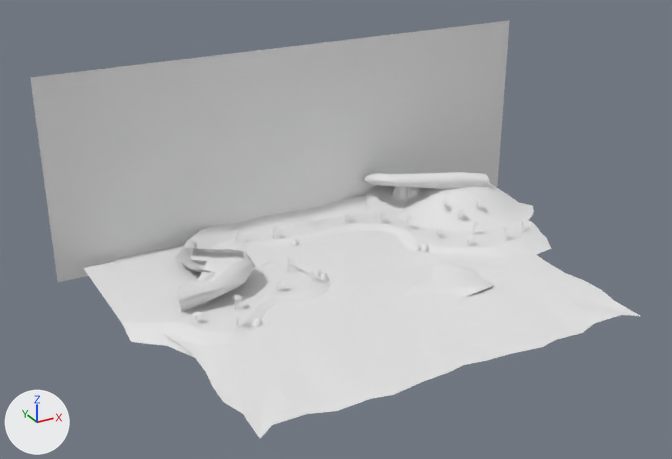
The Blender file Escenarios/Escenario_playa.blend, before and after one commit.
Rendered twice from a 50 mm lens placed at (-283.0, -758.0, 421.0), pointed at (126.0, -16.0, 49.0). The axes (+X, +Y, +Z) are drawn at lower left. The lights are the same throughout.

Script lines for the objects in view, before the commit:
```python
ob_circle = bpy.data.objects.new('Circle', me_circle_001)
ob_circle.location = (344.0, 82.5, -1.4)
ob_circle.rotation_euler = (0.0, 0.0, 0.0344)  # degrees (0, 0, 2)
ob_circle.scale = (91.8, 91.8, 271.0)
ob_circle_001 = bpy.data.objects.new('Circle.001', me_circle_000)
ob_circle_001.location = (283.5, 147.8, -1.0)
ob_circle_001.rotation_euler = (0.0, 0.0, 0.18)  # degrees (0, 0, 10)
ob_circle_001.scale = (68.3, 85.7, 185.0)
ob_plane = bpy.data.objects.new('Plane', me_plane)
ob_plane.location = (146.1, 2.3, 0.0)
ob_plane.scale = (119.0, 119.0, 119.0)
ob_plane_001 = bpy.data.objects.new('Plane.001', me_plane_001)
ob_plane_001.location = (365.3, 189.7, -3.2)
ob_plane_001.rotation_euler = (-0.148, -0.275, 4.646)  # degrees (-8.5, -16, 266)
ob_plane_001.scale = (-67.5, 67.5, 67.5)
ob_plane_002 = bpy.data.objects.new('Plane.002', me_plane_002)
ob_plane_002.location = (-8.3, 118.6, 7.5)
ob_plane_002.rotation_euler = (0.117, -0.0683, 4.665)  # degrees (6.7, -3.9, 267)
ob_plane_002.scale = (-67.5, 67.5, 67.5)
ob_plane_003 = bpy.data.objects.new('Plane.003', me_plane_003)
ob_plane_003.location = (146.1, 31.0, 6.0)
ob_plane_003.scale = (119.0, 119.0, 119.0)
ob_plane_004 = bpy.data.objects.new('Plane.004', me_plane_004)
ob_plane_004.location = (164.5, 135.7, 91.2)
ob_plane_004.rotation_euler = (1.571, 0.0, 0.0)  # degrees (90, 0, 0)
ob_plane_004.scale = (38.6, 38.6, 38.6)
ob_plane_006 = bpy.data.objects.new('Plane.006', me_plane_006)
ob_plane_006.location = (245.5, -86.8, -4.3)
ob_plane_006.rotation_euler = (-6.433, -0.0818, 1.99)  # degrees (351, -4.7, 114)
ob_plane_006.scale = (-26.2, -26.2, -26.2)
ob_plane_009 = bpy.data.objects.new('Plane.009', me_plane_009)
ob_plane_009.location = (142.0, -16.2, -4.5)
ob_plane_009.scale = (103.0, 103.0, 18.4)
```
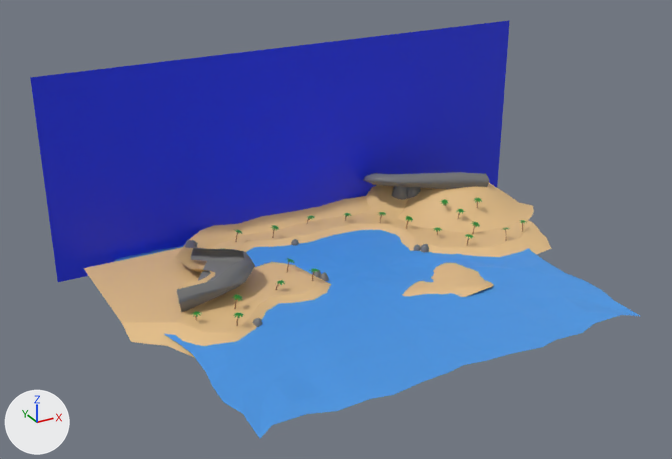
The change, as JSON lines over the scene's bpy script:
```json
{"op": "add", "block": "mat_piedra", "code": ["mat_piedra = principled_material('Piedra')", "mat_piedra.base_color = (0.184, 0.184, 0.184)  # grey #777777"]}
{"op": "add", "block": "mat_agua", "code": ["mat_agua = principled_material('Agua')", "mat_agua.base_color = (0.0707, 0.324, 0.8)  # blue #4b9ae7"]}
{"op": "add", "block": "mat_arena", "code": ["mat_arena = principled_material('Arena')", "mat_arena.base_color = (0.8, 0.532, 0.247)  # beige #e7c188"]}
{"op": "add", "block": "mat_cielo", "code": ["mat_cielo = principled_material('cielo')", "mat_cielo.base_color = (0.0102, 0.0271, 0.8)  # blue #1a2ee7"]}
{"block": "me_plane", "where": "me_plane.from_pydata(...)  # 135 vertices, 113 faces; spans x -2.03..2.03, y -0.79..1.0, z -0.07..0.0"}
{"op": "add", "block": "me_plane", "code": "me_plane.materials.append(mat_arena)  # beige #e7c188"}
{"block": "me_plane_002", "where": "me_plane_002.from_pydata(...)  # 65 vertices, 52 faces; spans x -2.13..-0.23, y -0.43..0.93, z -0.21..0.18"}
{"op": "add", "block": "me_plane_002", "code": "me_plane_002.materials.append(mat_piedra)  # grey #777777"}
{"block": "me_plane_003", "where": "me_plane_003.from_pydata(...)  # 100 vertices, 76 faces; spans x -1.5..0.94, y -0.43..0.97, z -0.07..0.04"}
{"op": "add", "block": "me_plane_003", "code": "me_plane_003.materials.append(mat_arena)  # beige #e7c188"}
{"block": "me_circle_001", "where": "me_circle_001.from_pydata(...)  # 86 vertices, 80 faces; spans x -1.0..0.83, y -1.0..0.56, z 0.0..0.13"}
{"op": "add", "block": "me_circle_001", "code": "me_circle_001.materials.append(mat_arena)  # beige #e7c188"}
{"block": "me_circle_000", "where": "me_circle_000.from_pydata(...)  # 36 vertices, 30 faces; spans x -0.981..0.008, y -0.981..0.0, z 0.0..0.125"}
{"op": "add", "block": "me_circle_000", "code": "me_circle_000.materials.append(mat_arena)  # beige #e7c188"}
{"block": "me_plane_001", "where": "me_plane_001.from_pydata(...)  # 50 vertices, 40 faces; spans x -2.13..-0.9, y -1.83..0.16, z -0.15..0.15"}
{"op": "add", "block": "me_plane_001", "code": "me_plane_001.materials.append(mat_piedra)  # grey #777777"}
{"block": "me_plane_004", "where": "me_plane_004.from_pydata(...)  # 4 vertices, 1 face; spans x -7.35..7.35, y -2.79..2.79, z 0.0"}
{"op": "add", "block": "me_plane_004", "code": "me_plane_004.materials.append(mat_cielo)  # blue #1a2ee7"}
{"block": "me_plane_006", "where": "me_plane_006.from_pydata(...)  # 132 vertices, 113 faces; spans x -1.78..0.9, y -2.94..0.86, z -0.37..0.24"}
{"op": "add", "block": "me_plane_006", "code": "me_plane_006.materials.append(mat_arena)  # beige #e7c188"}
{"block": "me_plane_009", "where": "me_plane_009.from_pydata(...)  # 81 vertices, 64 faces; spans x 0.0..2.0, y 0.0..2.0, z -0.07..0.07"}
{"op": "add", "block": "me_plane_009", "code": "me_plane_009.materials.append(mat_agua)  # blue #4b9ae7"}
{"block": "me_cone", "where": "me_cone.from_pydata(...)  # 32 vertices, 25 faces; spans x -1.12..1.12, y -1.12..1.12, z -1.27..0.61"}
{"op": "add", "block": "me_cone", "code": "me_cone.materials.append(mat_piedra)  # grey #777777"}
{"block": "me_cylinder", "where": "me_cylinder.from_pydata(...)  # 28 vertices, 22 faces; spans x -1.22..1.11, y -0.87..1.58, z -0.67..1.15"}
{"op": "add", "block": "me_cylinder", "code": "me_cylinder.materials.append(mat_piedra)  # grey #777777"}
```

Where the change shows, as pixel boxes [x1, y1, x2, y2] in the pictures (672 x 459 px):
```json
{"object": "Plane.004", "change": "recoloured", "before": [30, 20, 510, 282], "after": [30, 20, 510, 282], "on screen": "grey to blue"}
{"object": "Plane.009", "change": "recoloured", "before": [115, 230, 640, 438], "after": [115, 230, 640, 438], "on screen": "white to blue"}
{"object": "Plane", "change": "recoloured", "before": [84, 213, 551, 358], "after": [84, 213, 551, 358]}
{"object": "Circle", "change": "recoloured", "before": [398, 183, 534, 232], "after": [398, 183, 534, 232], "on screen": "white to beige"}
{"object": "Plane.003", "change": "recoloured", "before": [175, 196, 372, 310], "after": [175, 196, 372, 310]}
{"object": "Plane.002", "change": "recoloured", "before": [177, 240, 255, 312], "after": [177, 240, 255, 312], "on screen": "white to grey"}
{"object": "Plane.006", "change": "recoloured", "before": [403, 263, 494, 297], "after": [403, 263, 494, 297], "on screen": "white to beige"}
{"object": "Plane.001", "change": "recoloured", "before": [363, 172, 489, 189], "after": [363, 172, 489, 189], "on screen": "white to grey"}
{"object": "Circle.001", "change": "recoloured", "before": [364, 185, 408, 218], "after": [364, 185, 408, 218]}
{"object": "Cone", "change": "recoloured", "before": [253, 318, 262, 327], "after": [253, 318, 262, 327]}
{"object": "Cylinder", "change": "recoloured", "before": [291, 239, 299, 246], "after": [291, 239, 299, 246]}
```
